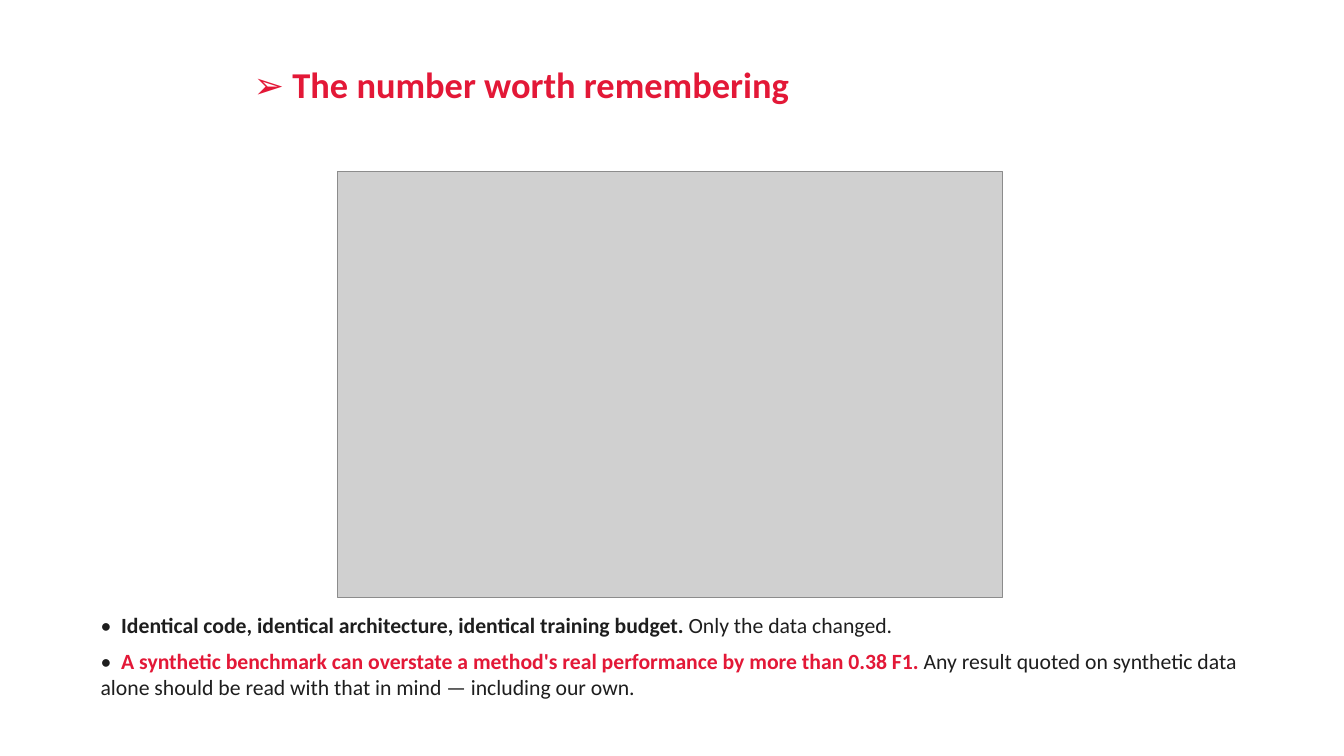
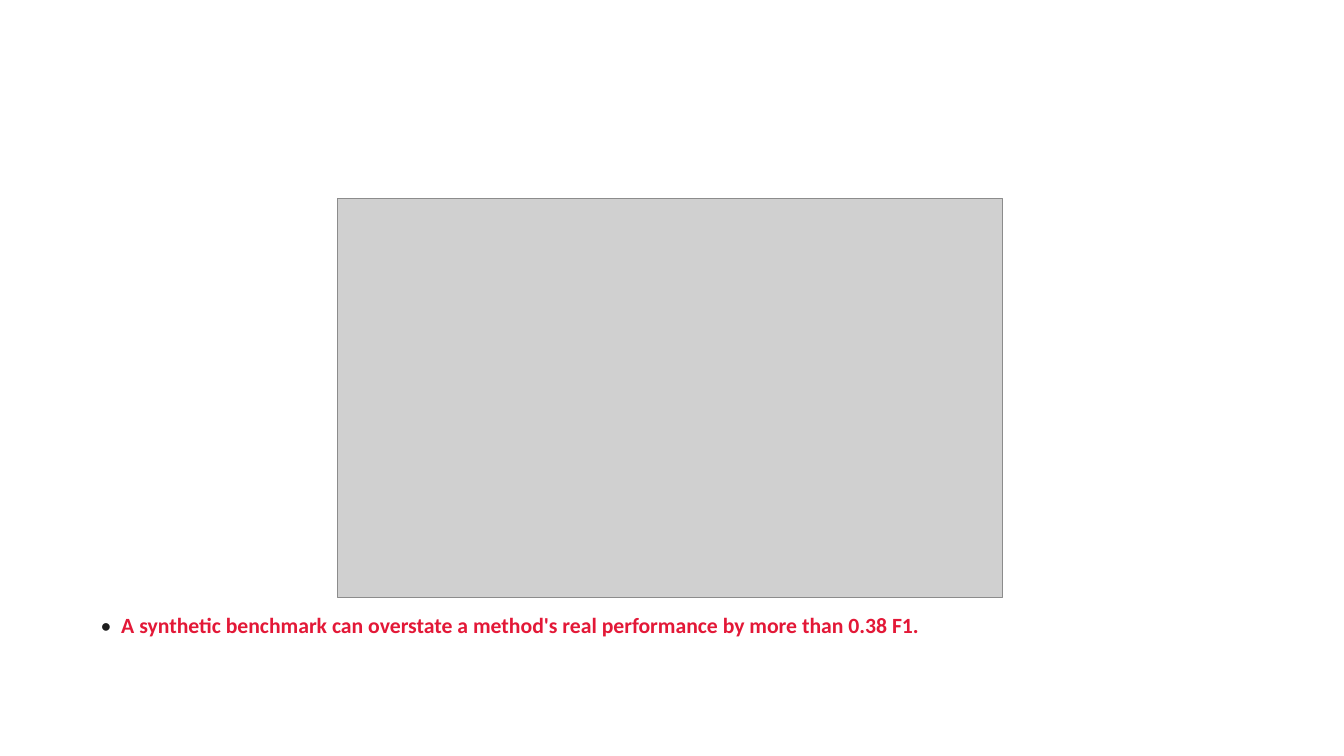
Before and after one commit to RonakSinghRaina/MP, a slide deck: slide 11 of Weekly_Report_Week5_DiL_Lab.pptx (slide 15 before the commit). Drawn at 1344x756 pixels with LibreOffice and Linux fonts; fonts in the diff are those of the drawing; grey boxes stand for pictures; background and template pictures are left out. Boxes give left, top, right and bottom in pixels: in the first picture for what was removed or moved away, otherwise in the second. Text is boxed around its words. In the diff, an @@ line names an element or a change of style, - is before the commit and + after.

```diff
--- a/Weekly_Report_Week5_DiL_Lab.pptx
+++ b/Weekly_Report_Week5_DiL_Lab.pptx
@@ title removed at (x1=292, y1=72, x2=789, y2=104) @@
-➢ The number worth remembering
@@ picture resized from (x1=338, y1=171, x2=1003, y2=597) to (x1=338, y1=199, x2=1003, y2=598) @@
@@ text at (x1=121, y1=617, x2=919, y2=637): text changed; text colour #1E1E1E to #E31837 @@
-• Identical code, identical architecture, identical training budget. Only the data changed.
-• A synthetic benchmark can overstate a method's real performance by more than 0.38 F1. Any result quoted on synthetic data alone should be read with that in mind — including our own.
+• A synthetic benchmark can overstate a method's real performance by more than 0.38 F1.
```
Also in this commit, not shown: 10 other slides changed, 1 slide added, 4 slides removed, 2 other files.
